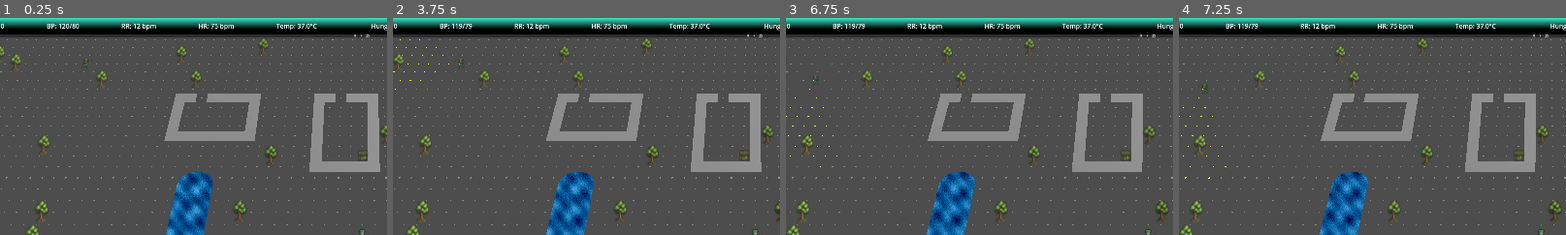
Above: before the commit, frames 1-4 (left to right).
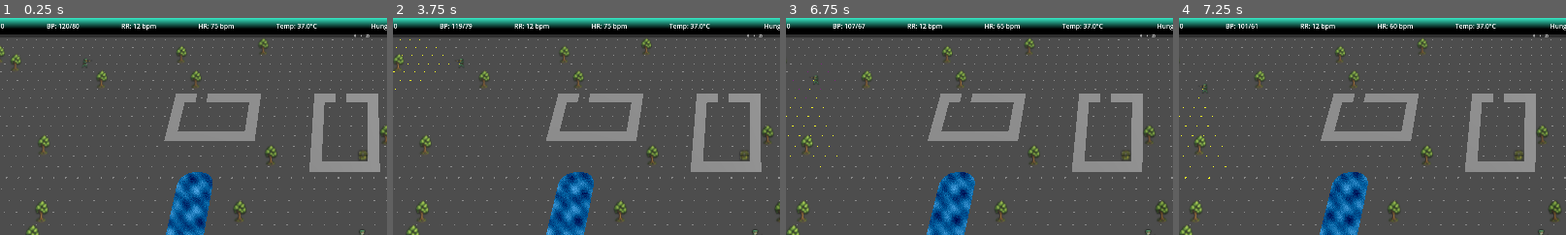
Above: after the commit, the same moments.

Repository: Bigfeta1/ASCIIRogueLike
Game: Godot game, scene res://scenes/main/main_scene.tscn
The game is run twice, just before and just after one commit, with the same random seed, the same clock (stepped at 60 frames per second) and the same inputs.
Inputs (mouse positions are % of the whole screen's width and height, from its top left):
- Up to frame 1 (0.25 s): no input
- Up to frame 2 (3.75 s): tap Enter at 0.5 s; move the mouse to (72, 45) at 0.52 s; hold D 0.53-1.25 s; tap Tab at 0.6 s; click (72, 45) at 0.67 s; tap Space at 0.77, 3.5 s; click "Stats" at 1.25 s; click "Skills" at 2 s; click "Inventory" at 2.75 s; move the mouse to (30, 55) at 3.52 s; hold S from 3.53 s (still down); tap I at 3.6 s
- Up to frame 3 (6.75 s): tap Space at 3.77, 5, 5.27, 6.02, 6.5 s; tap Enter at 4.25, 5.75, 6.6 s; move the mouse to (60, 28) at 4.27 s; release S at 4.28 s; hold D 4.28-5.03 s; tap E at 4.35 s; move the mouse to (45, 70) at 5.02 s; hold W 5.03-5.78 s; tap C at 5.1 s; click (45, 70) at 5.17 s; move the mouse to (80, 65) at 5.77 s; hold A from 5.78 s (still down); tap Q at 5.85 s; move the mouse to (20, 35) at 6.52 s
- Up to frame 4 (7.25 s): keep holding A; tap Space at 6.77 s
The pictures show only the part of the screen within x 3-53%, y 0-50%; the shares and areas given below are measured in that part.

Frames 1-2 are identical in both runs. In frame 3, less than 0.1% of the frame differs, in the area x 16-56%, y 2-5%; in frame 4, 0.1%, in the area x 16-57%, y 2-5%.

Commit message:
Blood Pressure

Diff:
--- a/scenes/character/character.gd
+++ b/scenes/character/character.gd
@@ -92,7 +92,7 @@
 	cardiovascular.name = "CharacterCardiovascular"
 	add_child(cardiovascular)
 	organs.cardiovascular = cardiovascular
-	cardiovascular.setup(organs, vitals)
+	cardiovascular.setup(organs, vitals, levels)
 
 	sound.setup(grid_map)
 	interact_cursor.setup(grid_map)
--- a/scenes/character/character_cardiovascular.gd
+++ b/scenes/character/character_cardiovascular.gd
@@ -8,27 +8,40 @@
 # Baseline reference values (at normal plasma volume of 3750 mL)
 const BASELINE_PLASMA_ML: float = 3750.0
 const BASELINE_SV_ML: float = 99.0        # mL — gives CO=7.425 L/min at HR=75, MAP=93 at SVR=1000
-const BASELINE_HR: float = 75.0           # bpm
+const BASELINE_HR: float = 60.0           # bpm — resting
 const BASELINE_SVR: float = 1000.0        # dyn·s·cm⁻⁵ — mid-normal range
 const BASELINE_MAP: float = 93.0          # mmHg — (120 + 2×80) / 3
+const BASELINE_CO: float = 5.94           # L/min — resting cardiac output (HR=60 × SV=99)
+const MAX_CO: float = 20.0               # L/min — physiological ceiling
 
 # Live values
 var stroke_volume: float = 99.0           # mL
-var heart_rate: float = 75.0              # bpm
-var cardiac_output: float = 7.425         # L/min
+var heart_rate: float = 60.0              # bpm
+var cardiac_output: float = 5.94          # L/min
 var systemic_vascular_resistance: float = 1000.0
 var mean_arterial_pressure: float = 93.0  # mmHg
 var bp_systolic: float = 120.0            # mmHg
 var bp_diastolic: float = 80.0            # mmHg
 var pulse_pressure: float = 40.0          # mmHg
 
+# Metabolic demand — set by actions, decays toward resting each tick.
+# Snaps up instantly if new demand is higher; decays down otherwise.
+var demanded_co: float = 5.94             # L/min — matches BASELINE_CO
+
 var _organs: Node = null
 var _vitals: Node = null
+var _levels: Node = null
 
 
-func setup(organ_registry: Node, vitals: Node) -> void:
+func setup(organ_registry: Node, vitals: Node, levels: Node) -> void:
 	_organs = organ_registry
 	_vitals = vitals
+	_levels = levels
+
+
+func set_demand(co: float) -> void:
+	if co > demanded_co:
+		demanded_co = co
 
 
 func tick() -> void:
@@ -36,31 +49,55 @@
 		return
 	var plasma: float = _organs.renal.plasma_fluid
 
+	# Floor plasma_ratio to prevent SVR/HR from going to infinity at near-zero plasma.
+	var plasma_ratio := maxf(plasma / BASELINE_PLASMA_ML, 0.1)
+
 	# Frank-Starling: stroke volume scales with plasma volume.
-	# Linear relationship — at 0 plasma, SV = 0; at baseline, SV = 70 mL.
-	stroke_volume = BASELINE_SV_ML * (plasma / BASELINE_PLASMA_ML)
+	# Cardio stat raises baseline SV — fitter heart pumps more per beat at any given filling.
+	var cardio_sv_bonus: float = 0.0
+	if _levels != null:
+		cardio_sv_bonus = _levels.stat_mod(_levels.cardio) * 12.0
+	stroke_volume = (BASELINE_SV_ML + cardio_sv_bonus) * plasma_ratio
 
 	# Baroreceptor reflex: compensatory tachycardia as plasma falls.
-	# HR rises inversely with plasma volume, capped at 180 bpm.
-	var plasma_ratio := plasma / BASELINE_PLASMA_ML
-	heart_rate = clampf(BASELINE_HR / plasma_ratio, BASELINE_HR, 180.0)
+	var baroreflex_hr: float = clampf(BASELINE_HR / plasma_ratio, BASELINE_HR, 180.0)
+
+	# Metabolic demand: HR needed to meet demanded_co given current SV.
+	var demand_hr: float = 0.0
+	if stroke_volume > 0.0:
+		demand_hr = demanded_co * 1000.0 / stroke_volume
+
+	# Dominant driver wins — whichever requires the higher HR.
+	heart_rate = clampf(maxf(baroreflex_hr, demand_hr), BASELINE_HR, 180.0)
+
+	# Decay demanded_co toward resting after HR is solved for this turn.
+	# Modulated by parasympathetic stat — vagal reactivation drives post-exercise recovery.
+	var para_mod: int = 0
+	if _levels != null:
+		para_mod = _levels.stat_mod(_levels.parasympathetic)
+	var decay_rate: float = 0.5 + para_mod * 0.1
+	demanded_co = maxf(BASELINE_CO, demanded_co - decay_rate)
 
 	# Cardiac output (L/min)
 	cardiac_output = (heart_rate * stroke_volume) / 1000.0
 
 	# SVR rises with dehydration (sympathetic vasoconstriction).
-	# Partially compensates for falling CO to maintain MAP.
 	systemic_vascular_resistance = BASELINE_SVR / plasma_ratio
 
 	# MAP = CO × SVR / 80 (unit conversion factor)
 	mean_arterial_pressure = cardiac_output * systemic_vascular_resistance / 80.0
 
 	# Derive systolic and diastolic from MAP and pulse pressure.
-	# Pulse pressure narrows with hypovolemia (less SV).
 	pulse_pressure = 40.0 * (stroke_volume / BASELINE_SV_ML)
-	# MAP = DBP + 1/3 PP  →  DBP = MAP - PP/3
 	bp_diastolic = mean_arterial_pressure - (pulse_pressure / 3.0)
 	bp_systolic = bp_diastolic + pulse_pressure
+
+	# CO-scaled fluid cost: exertion above resting adds up to 3× base insensible loss.
+	# Zero at resting CO, full 3× at MAX_CO. Added on top of renal base cost.
+	var co_excess: float = maxf(0.0, demanded_co - BASELINE_CO)
+	var co_fraction: float = co_excess / (MAX_CO - BASELINE_CO)
+	var co_fluid_cost: float = _organs.renal.DEFAULT_ACTION_COST_ML * 3.0 * co_fraction
+	_organs.renal.pending_plasma_cost += co_fluid_cost
 
 	# Write into vitals for HUD display.
 	if _vitals != null:
--- a/scenes/character/character_movement.gd
+++ b/scenes/character/character_movement.gd
@@ -106,6 +106,8 @@
 				if combat != null:
 					combat.bump_attack(target)
 					combat._apply_damage(occupant)
+				if _character.cardiovascular != null:
+					_character.cardiovascular.set_demand(15.0)
 				moved.emit()
 			return
 		# Alive character — check for combat or block
@@ -118,10 +120,14 @@
 			if combat != null:
 				combat._apply_damage(occupant)
 				combat.bump_attack(target)
+			if _character.cardiovascular != null:
+				_character.cardiovascular.set_demand(15.0)
 			moved.emit()
 		return
 	_occupancy_map.move_solid(grid_pos, target, _character)
 	grid_pos = target
+	if _character.cardiovascular != null:
+		_character.cardiovascular.set_demand(7.425)
 	moved.emit()
 	_face(delta)
 	_snap()
--- a/scripts/turn_order.gd
+++ b/scripts/turn_order.gd
@@ -37,11 +37,11 @@
 func _on_player_waited() -> void:
 	current_turn_state = TurnState.MAP_TURN
 	turn_changed.emit(TurnState.PLAYER_TURN, TurnState.MAP_TURN)
+	if _player.cardiovascular != null:
+		_player.cardiovascular.tick()
 	if _player.renal != null:
 		_player.renal.consume_action_cost()
 		_player.renal.tick()
-	if _player.cardiovascular != null:
-		_player.cardiovascular.tick()
 	if _player.hypothalamus != null:
 		_player.hypothalamus.tick()
 	await get_tree().create_timer(0.1).timeout
@@ -60,11 +60,11 @@
 func _on_player_moved() -> void:
 	current_turn_state = TurnState.MAP_TURN
 	turn_changed.emit(TurnState.PLAYER_TURN, TurnState.MAP_TURN)
+	if _player.cardiovascular != null:
+		_player.cardiovascular.tick()
 	if _player.renal != null:
 		_player.renal.consume_action_cost()
 		_player.renal.tick()
-	if _player.cardiovascular != null:
-		_player.cardiovascular.tick()
 	if _player.hypothalamus != null:
 		_player.hypothalamus.tick()
 	_player_actions.spend_action()
Not shown, changed: docs/ARCHITECTURE.md
